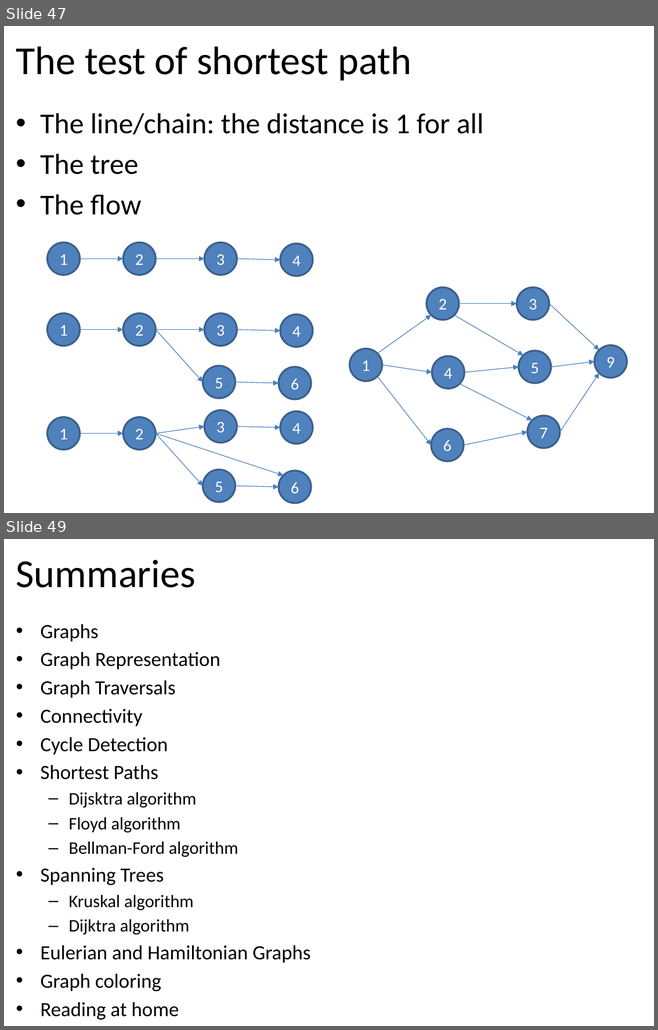
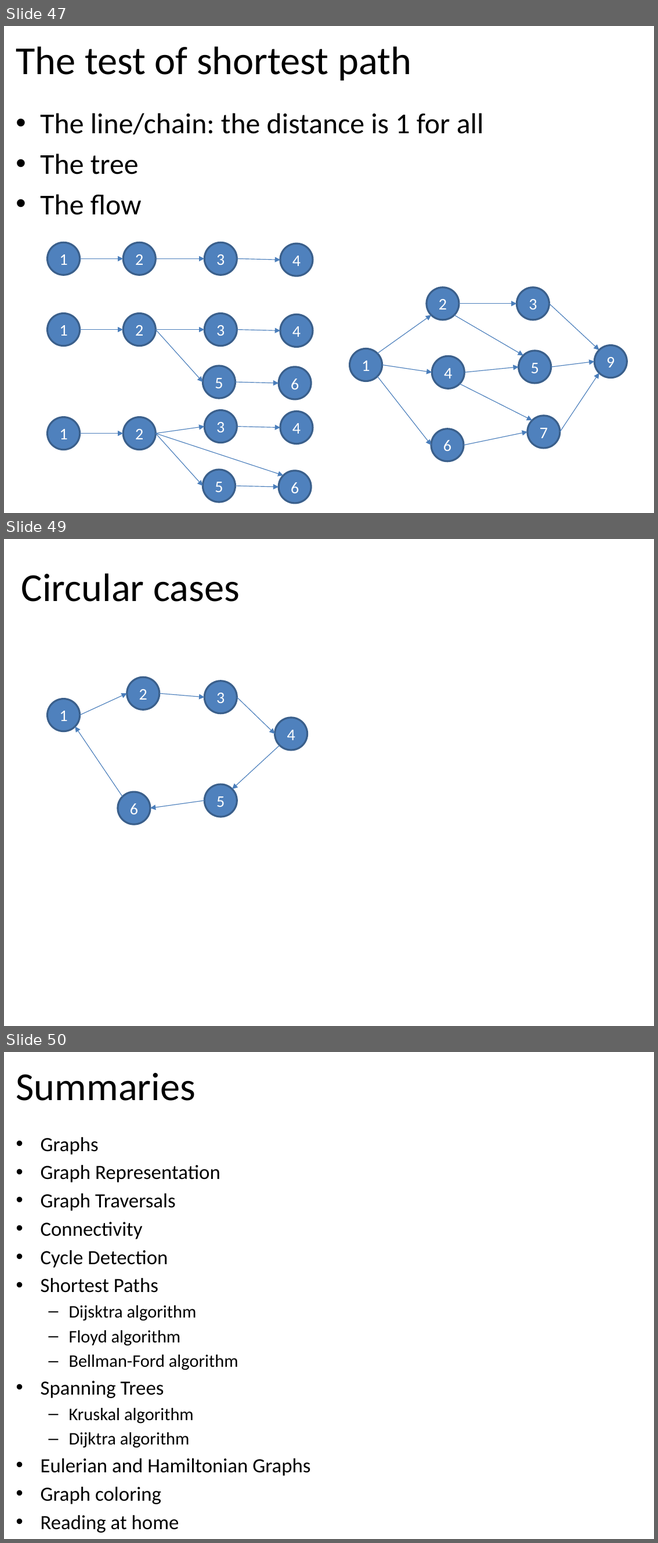
Before and after one commit to tutrunghieu/dsa-2017-java-tutorial, a slide deck: dsa2017-java-online/handouts/data-day07-graph/Lecture 12 - Chapter 08 - Graphs - Part 1.pptx. Shown one above the other, each under a label of ours: slides 47 and 49 before the commit, slides 47, 49 and 50 after it; the slides between them are not shown. The pictures are 658x1030 and 658x1543 pixels, drawn with LibreOffice and Linux fonts; fonts in the diff are those of the drawing. Boxes give left, top, right and bottom in pixels: in the first picture for what was removed or moved away, otherwise in the second. Text is boxed around its words. In the diff, an @@ line names an element or a change of style, - is before the commit and + after.

```diff
--- a/dsa2017-java-online/handouts/data-day07-graph/Lecture 12 - Chapter 08 - Graphs - Part 1.pptx
+++ b/dsa2017-java-online/handouts/data-day07-graph/Lecture 12 - Chapter 08 - Graphs - Part 1.pptx
@@ slide 49 added at (4,539,654,1026), background #FFFFFF @@
@@ title added at (21,573,239,602), 44 pt, text #000000 @@
+Circular cases
@@ ellipse added at (127,678,159,710), fill #4F81BD, outline #3A5F8C 2 pt, 18 pt, text #FFFFFF @@
+2
@@ arrow added from (80, 715) to (127, 694), #4B7EBC 0.75 pt @@
@@ arrow added from (159, 694) to (204, 697), #4B7EBC 0.75 pt @@
@@ ellipse added at (204,681,237,714), fill #4F81BD, outline #3A5F8C 2 pt, 18 pt, text #FFFFFF @@
+3
@@ ellipse added at (48,699,80,732), fill #4F81BD, outline #3A5F8C 2 pt, 18 pt, text #FFFFFF @@
+1
@@ arrow added from (237, 697) to (275, 734), #4B7EBC 0.75 pt @@
@@ arrow added from (122, 797) to (75, 727), #4B7EBC 0.75 pt @@
@@ ellipse added at (275,718,307,750), fill #4F81BD, outline #3A5F8C 2 pt, 18 pt, text #FFFFFF @@
+4
@@ arrow added from (280, 745) to (232, 789), #4B7EBC 0.75 pt @@
@@ ellipse added at (118,792,150,824), fill #4F81BD, outline #3A5F8C 2 pt, 18 pt, text #FFFFFF @@
+6
@@ ellipse added at (204,784,237,817), fill #4F81BD, outline #3A5F8C 2 pt, 18 pt, text #FFFFFF @@
+5
@@ arrow added from (204, 801) to (150, 808), #4B7EBC 0.75 pt @@
@@ what was slide 49 is now slide 50 @@
```
Also in this commit, not shown: 1 slide changed, 4 other files.
